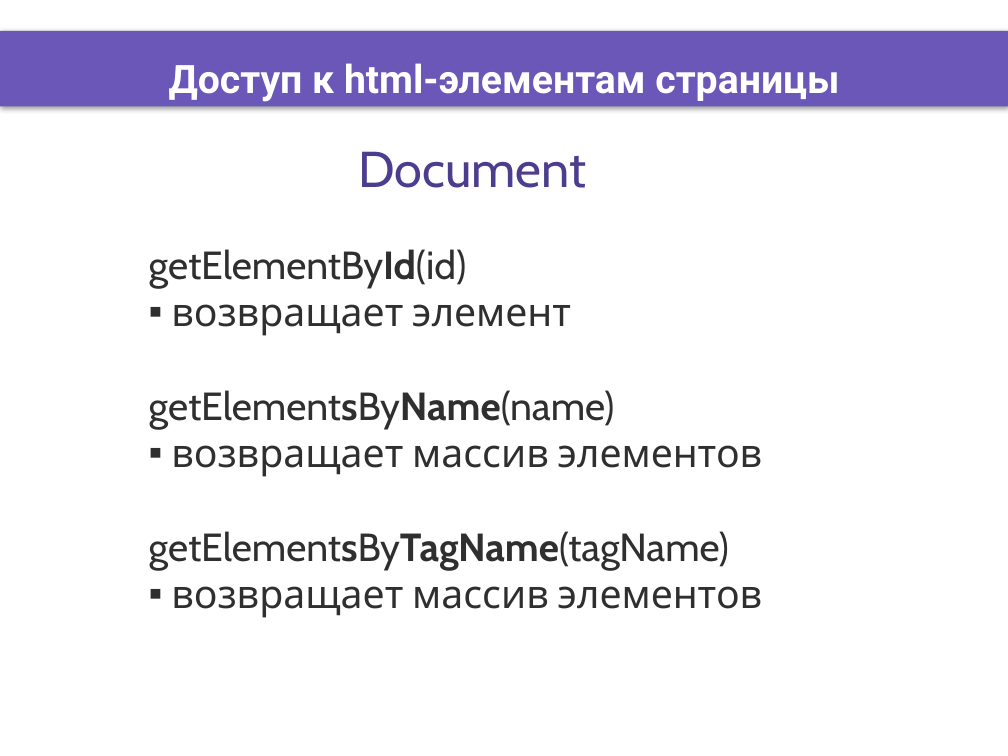
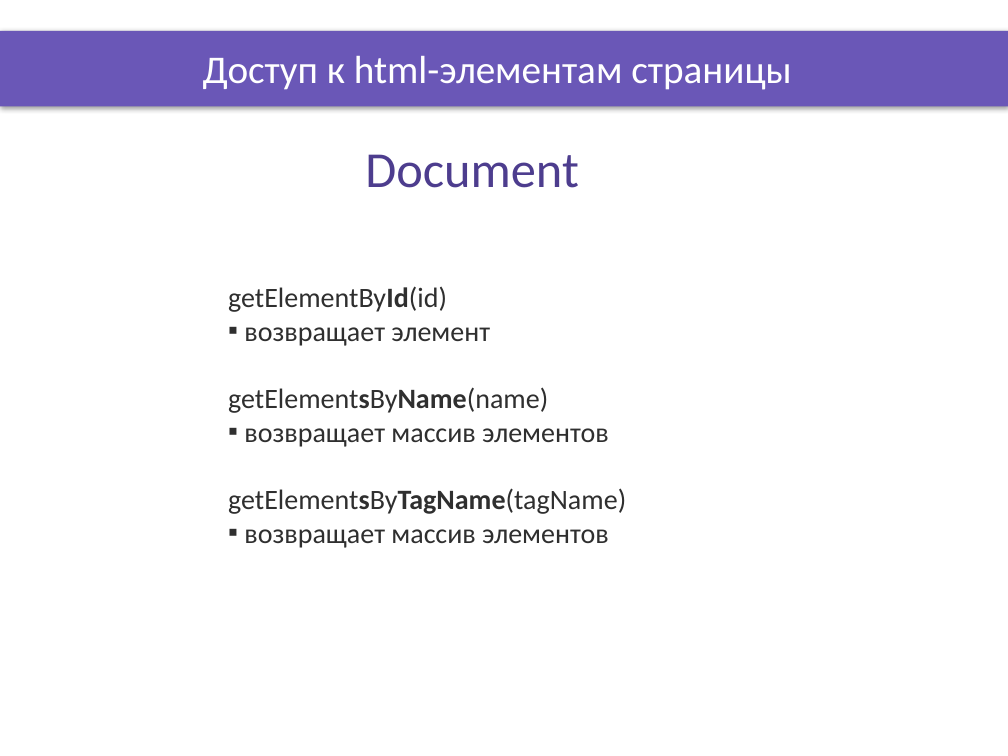
Before and after one commit to DinamickaDevelopment/Ignite-1, a slide deck: slide 5 of 001_JavaScript/006_lesson/Presentation/Document_page_objects.pptx. Drawn at 1008x756 pixels with LibreOffice and Linux fonts; fonts in the diff are those of the drawing; background and template pictures are left out. Boxes give left, top, right and bottom in pixels: in the first picture for what was removed or moved away, otherwise in the second. Text is boxed around its words. In the diff, an @@ line names an element or a change of style, - is before the commit and + after.

```diff
--- a/001_JavaScript/006_lesson/Presentation/Document_page_objects.pptx
+++ b/001_JavaScript/006_lesson/Presentation/Document_page_objects.pptx
@@ title "Доступ к html-элементам страницы": place and size @@
-title "Доступ к html-элементам страницы" at [169, 63, 839, 102]
+title "Доступ к html-элементам страницы" at [203, 56, 791, 90]
@@ title "Доступ к html-элементам страницы" at [203, 56, 791, 90]: font Roboto to Calibri, bold off @@
@@ text "Document" at [365, 154, 578, 188]: font Cabin to Calibri @@
@@ text "getElementById(id)": place and size @@
-text "getElementById(id)" at [149, 249, 763, 618]
+text "getElementById(id)" at [228, 286, 626, 548]
@@ text "getElementById(id)" at [228, 286, 626, 548]: size 28 to 20 pt, font Cabin to Calibri @@
```
Also in this commit, not shown: 6 other slides changed, 9 other files.
